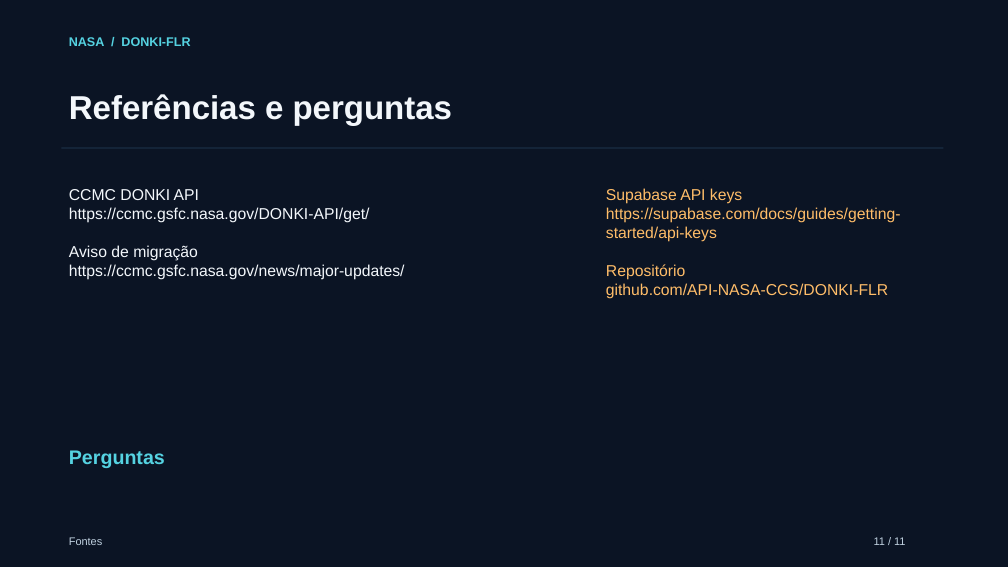
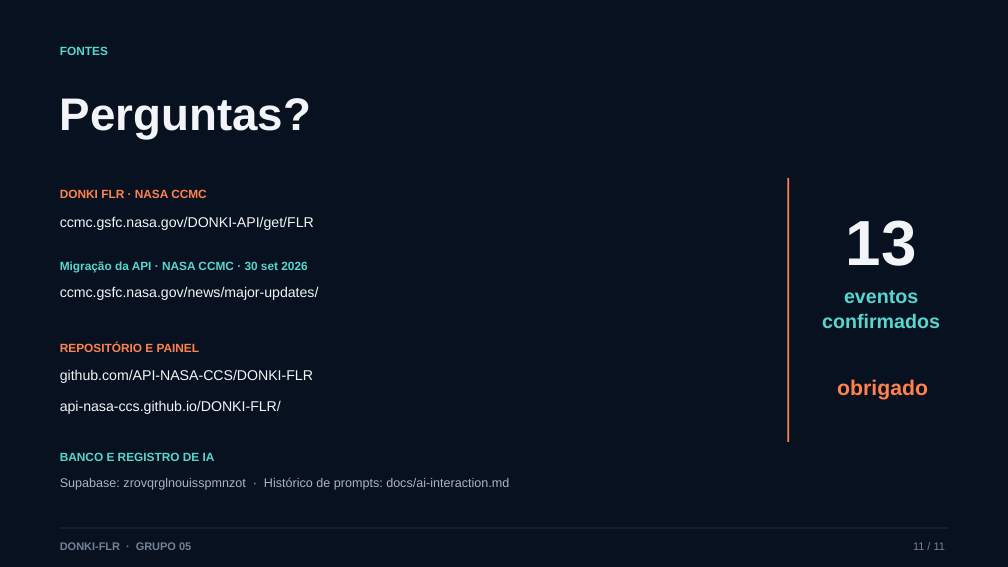
Before and after one commit to API-NASA-CCS/DONKI-FLR, a slide deck: slide 11 of docs/apresentacao.pptx. Drawn at 1008x567 pixels with LibreOffice and Linux fonts; fonts in the diff are those of the drawing. Boxes give left, top, right and bottom in pixels: in the first picture for what was removed or moved away, otherwise in the second. Text is boxed around its words. In the diff, an @@ line names an element or a change of style, - is before the commit and + after.

Commit message:
Melhora apresentação do seminário DONKI FLR

```diff
--- a/docs/apresentacao.pptx
+++ b/docs/apresentacao.pptx
@@ background #0B1424 to #07111F @@
@@ text at [60,47,108,55]: text changed; size 10.5 to 11.2 pt; text colour #BFD0DF to #57D6CF; bold on @@
-Fontes
+FONTES
@@ text at [60,98,311,139]: text changed; size 31.5 to 43.5 pt; text colour #F3F7FB to #F2F4F7 @@
-Referências e perguntas
+Perguntas?
@@ line removed from (61, 148) to (944, 148) @@
@@ rectangle added at [788,178,789,442], fill #FF824D @@
@@ text added at [60,189,207,198], 11.2 pt, text #FF824D, bold @@
+DONKI FLR · NASA CCMC
@@ text added at [60,216,314,230], 13.5 pt, text #F2F4F7 @@
+ccmc.gsfc.nasa.gov/DONKI-API/get/FLR
@@ text added at [846,220,917,266], 60.7 pt, text #F2F4F7, bold @@
+13
@@ text added at [60,261,307,272], 11.2 pt, text #57D6CF, bold @@
+Migração da API · NASA CCMC · 30 set 2026
@@ text at [60,286,319,300]: text changed; size 15 to 13.5 pt; text colour #F3F7FB to #F2F4F7 @@
-CCMC DONKI API
-https://ccmc.gsfc.nasa.gov/DONKI-API/get/
-Aviso de migração
-https://ccmc.gsfc.nasa.gov/news/major-updates/
+ccmc.gsfc.nasa.gov/news/major-updates/
@@ text added at [822,290,940,328], 18.8 pt, text #57D6CF, bold @@
+eventos
+confirmados
@@ text at [60,343,200,352]: text changed; size 15 to 11.2 pt; text colour #FFBD69 to #FF824D; bold on @@
-Supabase API keys
-https://supabase.com/docs/guides/getting-started/api-keys
-Repositório
-github.com/API-NASA-CCS/DONKI-FLR
+REPOSITÓRIO E PAINEL
@@ text added at [60,369,313,383], 13.5 pt, text #F2F4F7 @@
+github.com/API-NASA-CCS/DONKI-FLR
@@ text added at [837,379,928,400], 20.2 pt, text #FF824D, bold @@
+obrigado
@@ text at [60,400,281,414]: text changed; size 12 to 13.5 pt; text colour #55D2E1 to #F2F4F7; bold off @@
-NASA / DONKI-FLR
+api-nasa-ccs.github.io/DONKI-FLR/
@@ text added at [60,453,215,461], 11.2 pt, text #57D6CF, bold @@
+BANCO E REGISTRO DE IA
@@ text added at [60,478,509,490], 12 pt, text #A7B5C7 @@
+Supabase: zrovqrglnouisspmnzot · Histórico de prompts: docs/ai-interaction.md
@@ text removed at [69,450,165,468] @@
-Perguntas
@@ text "11 / 11": place and size @@
-text "11 / 11" at [874,537,905,545]
+text "11 / 11" at [913,542,945,550]
@@ text "11 / 11" at [913,542,945,550]: text colour #BFD0DF to #718196; alignment left to right; line spacing 1 to 1.05 @@
@@ text added at [60,542,191,550], 10.5 pt, text #718196, bold @@
+DONKI-FLR · GRUPO 05
```
Also in this commit, not shown: 1 other slide changed, 9 slides added, 9 slides removed, 3 other files.
